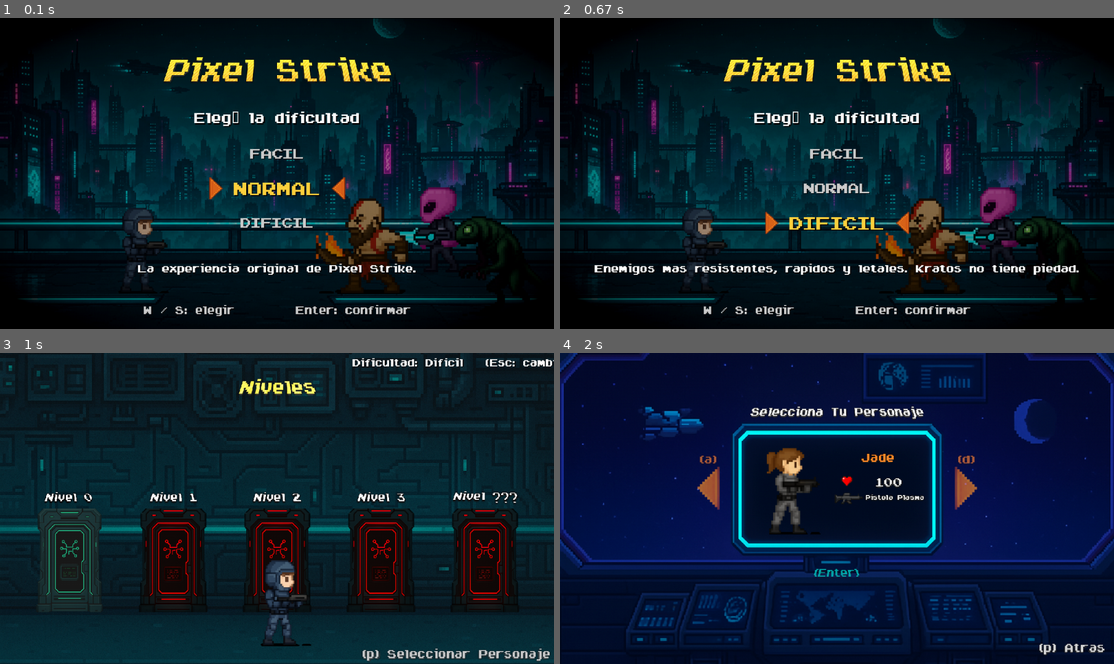
Above: before the commit, frames 1-4 (two rows, left to right).
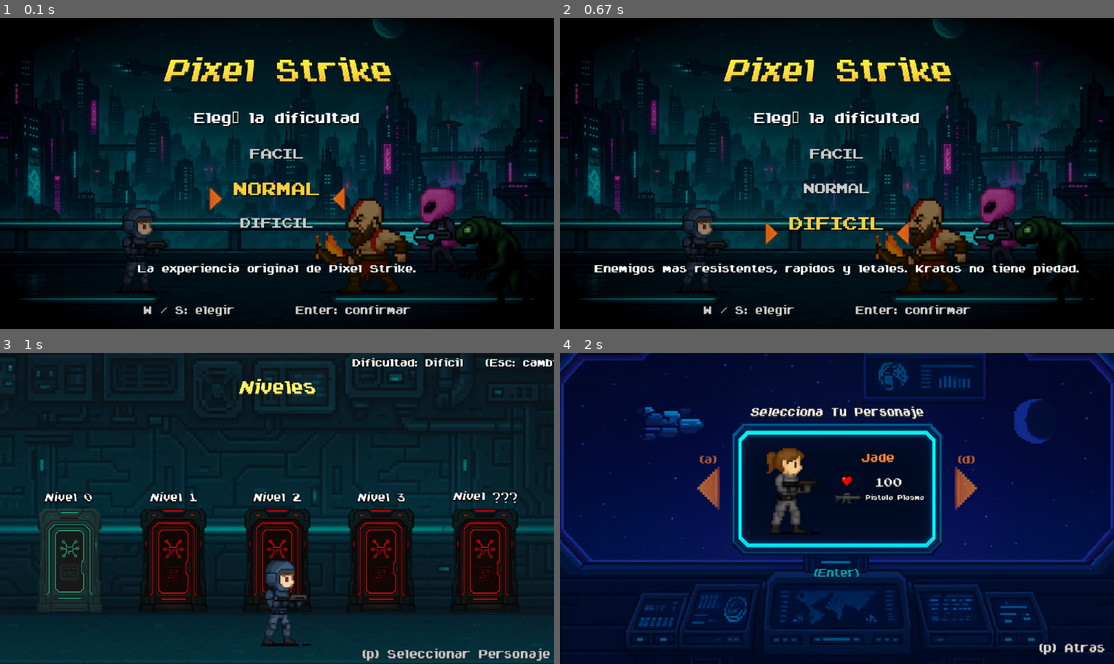
Above: after the commit, the same moments.

Repository: elizape/PixelStrike---port-con-pygame
Game: pygame game, started from main.py
The game is run twice, just before and just after one commit, with the same random seed, the same clock (stepped at 60 frames per second) and the same inputs.
Inputs:
- Up to frame 1 (0.1 s): no input
- Up to frame 2 (0.67 s): hold D from 0.33 s (still down)
- Up to frame 3 (1 s): release D at 0.8 s; tap Enter at 0.83 s
- Up to frame 4 (2 s): tap P at 1.17 s; hold D 1.5-1.97 s

The runs differ from the first frame. In frame 1, 0.3% of the frame differs, in the area x 37-63%, y 51-62%; in frame 2, 0.3%, in the area x 37-64%, y 62-73%; in frame 3, nothing differs; in frame 4, nothing differs.

Commit message:
junto las ramas

Diff:
--- a/pixelstrike/escenas_menu.py
+++ b/pixelstrike/escenas_menu.py
@@ -85,7 +85,7 @@
 
     def _marcar_opcion(self, lienzo, texto):
         """Marca la opción elegida: un triángulo a cada lado del texto, o un recuadro dorado."""
-        centro_y = texto.top + round(TAM_OPCION_ELEGIDA * 0.43)     # centro visual de las mayúsculas
+        centro_y = texto.top + round(TAM_OPCION_ELEGIDA)     # centro visual de las mayúsculas
         if self._triangulos is None:
             caja = pygame.Rect(0, 0, 560, 84)
             caja.center = (texto.centerx, centro_y)
